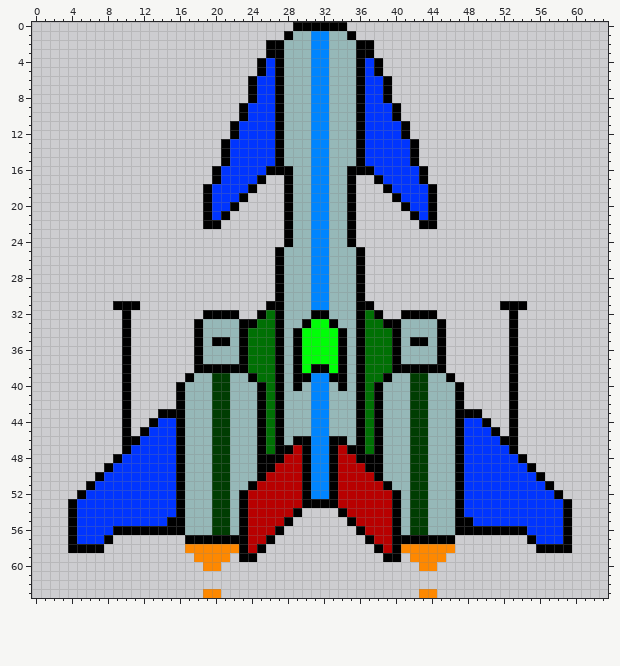
Pixel-art sprite, stored at src/RGBSpaceShooter.gmx/sprites/images/spt_honey_badger_4.png. The first picture shows the starting point.
The file is 64x64 pixels.
Now the later version:
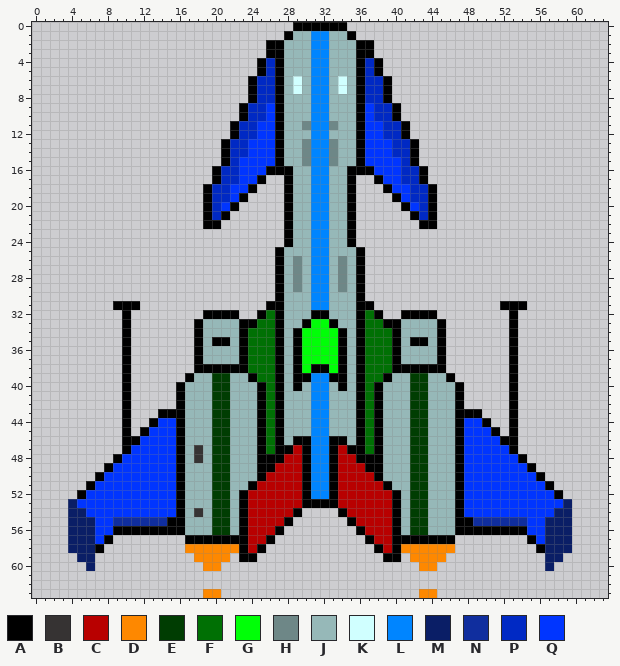
Palette (. is transparent): A #000000  B #363333  C #b80000  D #fe8800  E #003d02  F #007004  G #00ff07  H #6e8787  J #96b8b8  K #d0ffff  L #0085ff  M #0a1e66  N #102e9e  P #0029c4  Q #0035ff
What changed:
The author changed colour J to colour B in rows 47 to 48 at x 18; in row 54 at x 18.
The author changed colour J to colour H in row 11 at x 30 and 33; in rows 13 to 15 at x 30 and 33; in rows 26 to 29 at x 29 and 34.
The author changed colour J to colour K in rows 6 to 7 at x 29 and 34.
Colour M now appears in row 59 at x 5 to 6 and 57 to 58; in row 60 at x 6 and 57.
The author changed colour A to colour M in rows 53 to 57 at x 4 and 59; in row 58 at x 4 to 6 and 57 to 59.
The author changed colour Q to colour M in row 54 at x 5 and 58; in rows 55 to 57 at x 5 to 6 and 57 to 58.
The author changed colour Q to colour N in row 55 at x 9 to 14 and 49 to 54.
The author changed colour Q to colour P in rows 4 to 5 at x 26 and 37; in rows 6 to 8 at x 25 to 26 and 37 to 38; in rows 9 to 10 at x 24 to 25 and 38 to 39; in rows 11 to 12 at x 23 to 24 and 39 to 40; in rows 13 to 14 at x 22 to 23 and 40 to 41; in row 15 at x 22 and 41.
The author changed colour Q to colour P in rows 16 to 17 at x 21 to 22 and 41 to 42; in rows 18 to 19 at x 20 to 21 and 42 to 43; in rows 20 to 21 at x 20 and 43.
